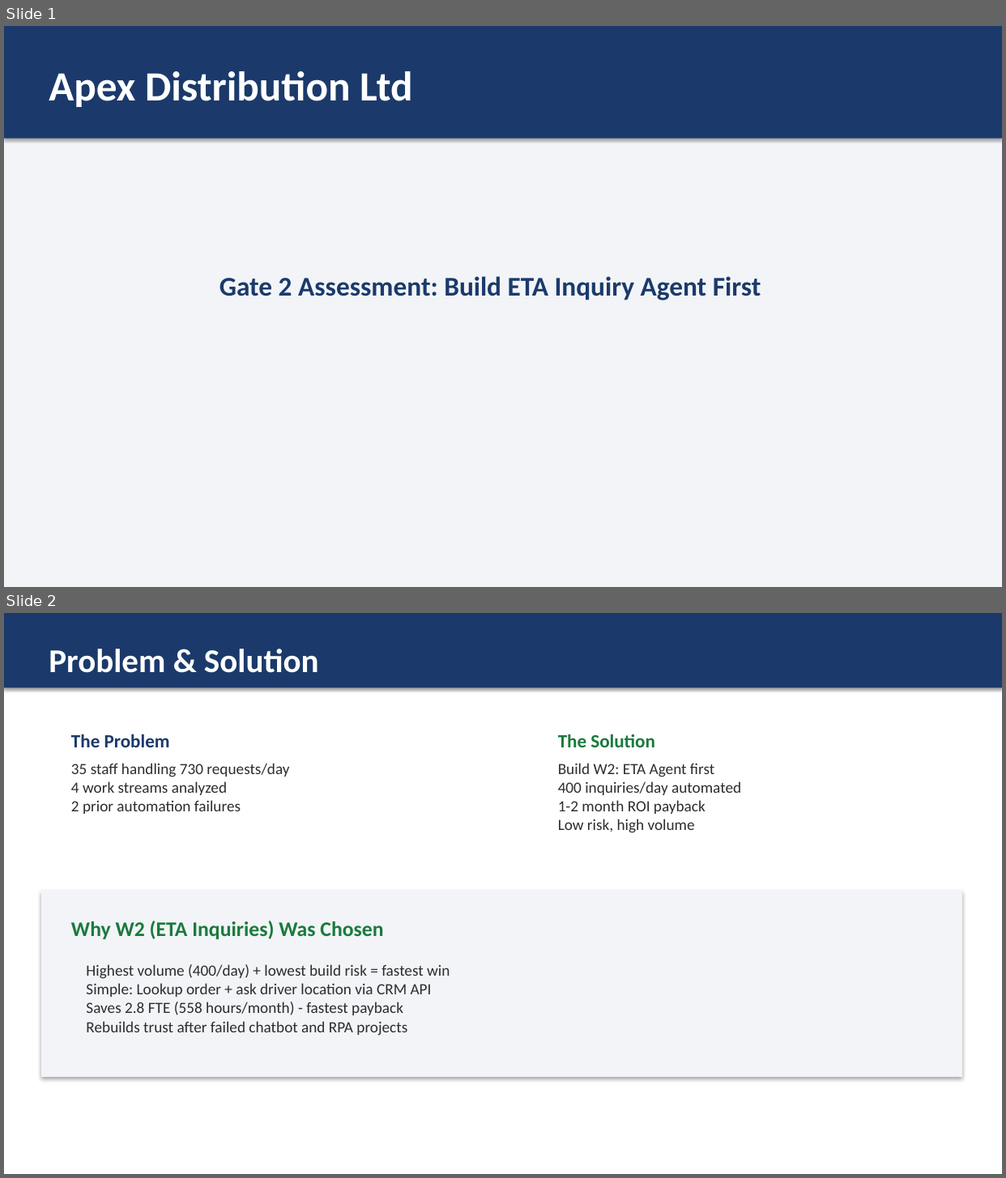
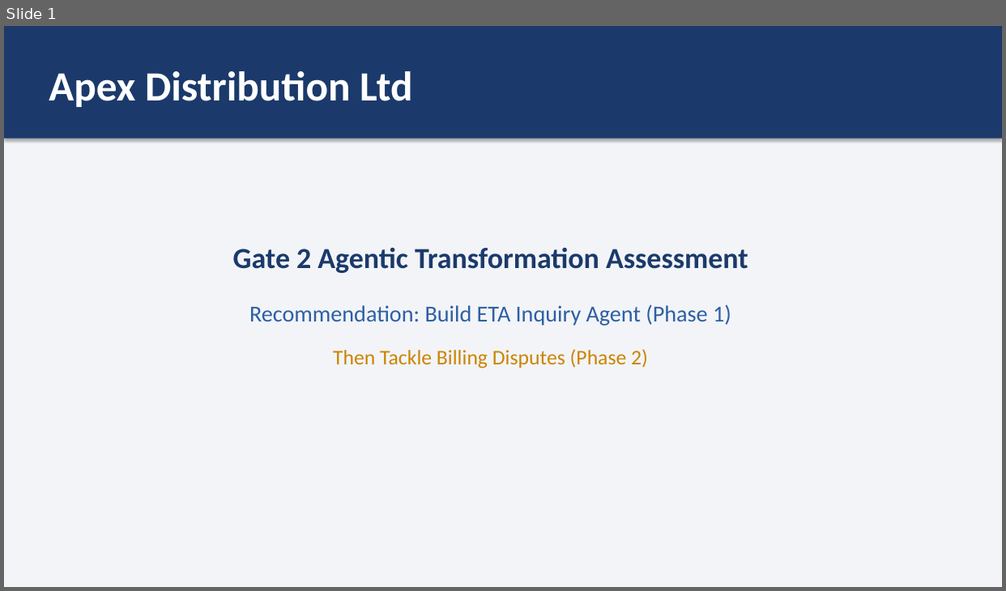
Before and after one commit to aohagan1234/FDE-practice-week2, a slide deck: FDE-assessment-week2/Gate2-Final-Presentation.pptx. Shown one above the other, each under a label of ours: slides 1 and 2 before the commit, slide 1 after it. The pictures are 1006x1178 and 1006x591 pixels, drawn with LibreOffice and Linux fonts; fonts in the diff are those of the drawing. Boxes give left, top, right and bottom in pixels: in the first picture for what was removed or moved away, otherwise in the second. Text is boxed around its words. In the diff, an @@ line names an element or a change of style, - is before the commit and + after.

```diff
--- a/FDE-assessment-week2/Gate2-Final-Presentation.pptx
+++ b/FDE-assessment-week2/Gate2-Final-Presentation.pptx
@@ slide 2 removed at [4, 613, 1002, 1174], background #FFFFFF @@
@@ rectangle removed at [4, 613, 1002, 688] @@
@@ text removed at [49, 649, 319, 673] @@
-Problem & Solution
@@ text removed at [71, 734, 170, 747] @@
-The Problem
@@ text removed at [558, 734, 655, 747] @@
-The Solution
@@ text removed at [71, 763, 289, 814] @@
-35 staff handling 730 requests/day
-4 work streams analyzed
-2 prior automation failures
@@ text removed at [558, 763, 741, 833] @@
-Build W2: ETA Agent first
-400 inquiries/day automated
-1-2 month ROI payback
-Low risk, high volume
@@ rectangle removed at [41, 890, 962, 1077] @@
@@ text removed at [71, 921, 383, 939] @@
-Why W2 (ETA Inquiries) Was Chosen
@@ text removed at [86, 965, 450, 1036] @@
-Highest volume (400/day) + lowest build risk = fastest win
-Simple: Lookup order + ask driver location via CRM API
-Saves 2.8 FTE (558 hours/month) - fastest payback
-Rebuilds trust after failed chatbot and RPA projects
@@ slide 1 changed as well @@
@@ text at [233, 247, 748, 273]: text changed; size 26 to 28 pt @@
-Gate 2 Assessment: Build ETA Inquiry Agent First
+Gate 2 Agentic Transformation Assessment
@@ text added at [249, 305, 731, 326], 22 pt, text #2E5FA3 @@
+Recommendation: Build ETA Inquiry Agent (Phase 1)
@@ text added at [333, 349, 648, 369], 20 pt, text #CC8400 @@
+Then Tackle Billing Disputes (Phase 2)
```
Also in this commit, not shown: 3 other slides changed, 5 slides added, 1 other file.
